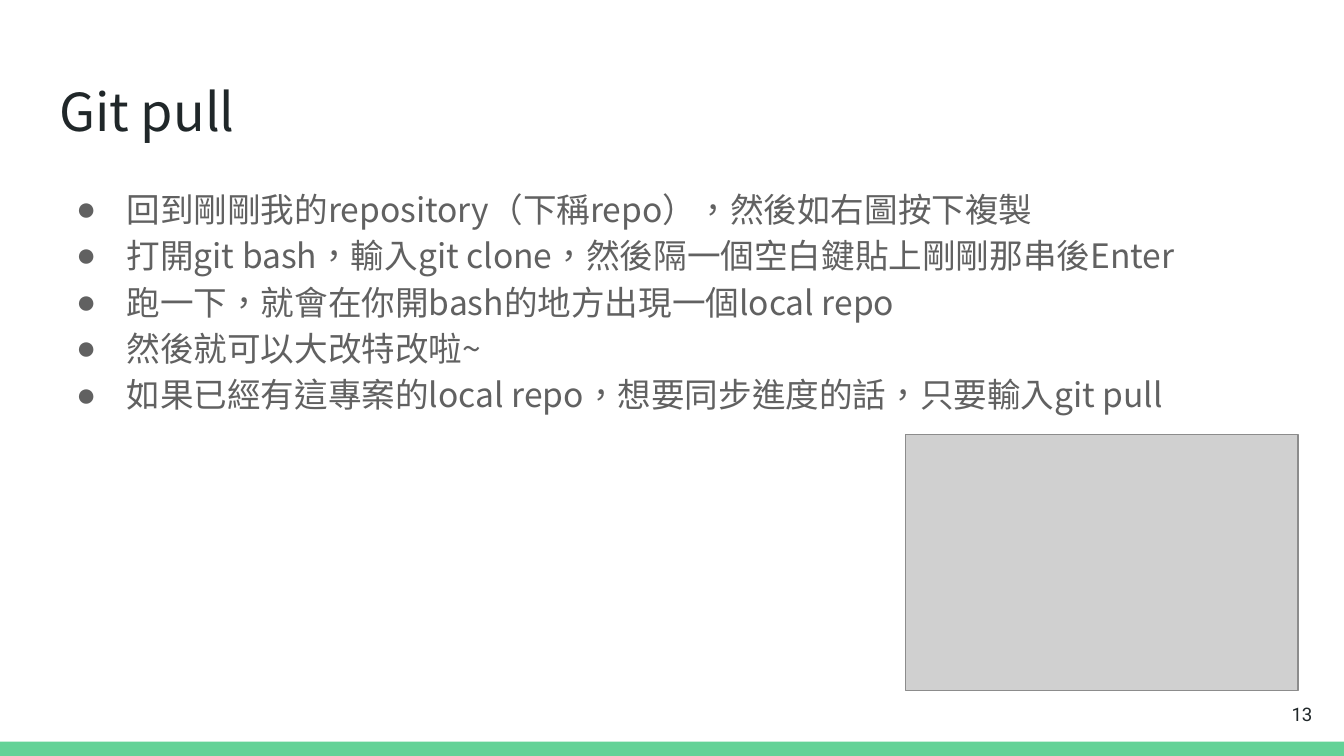
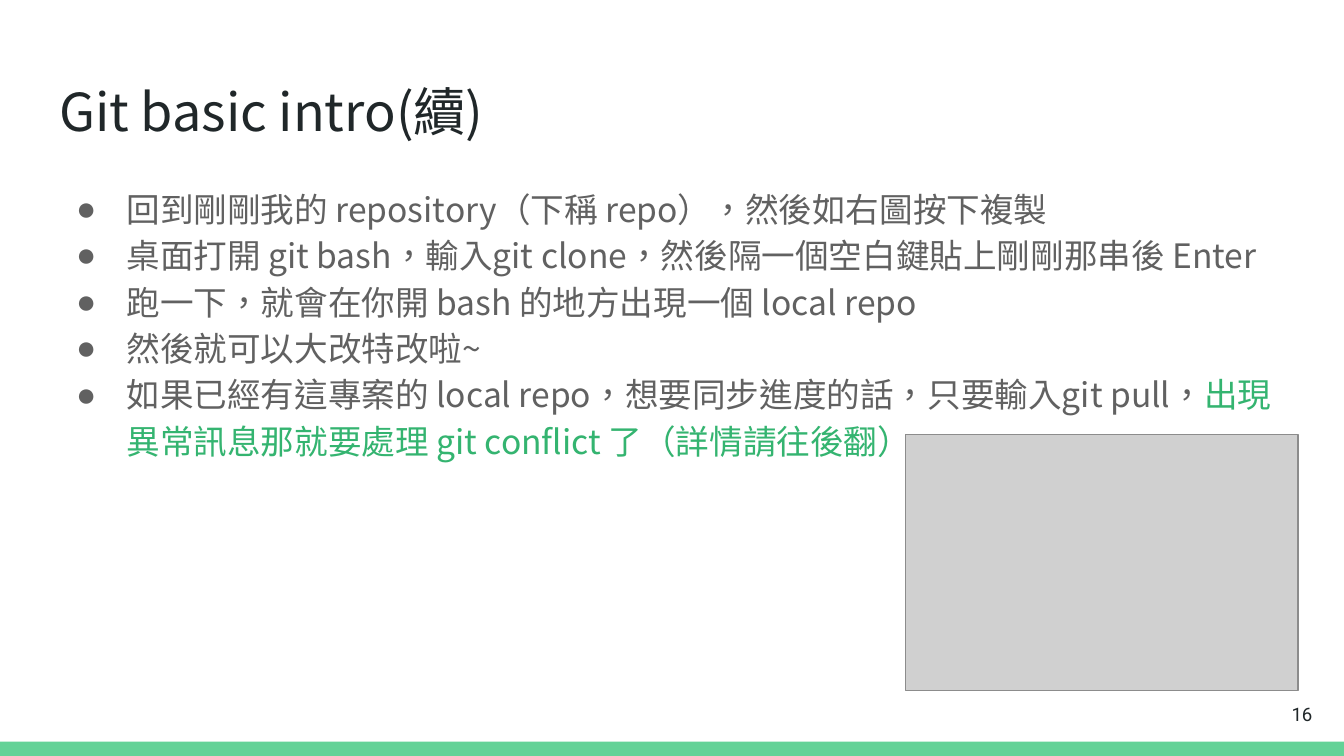
Before and after one commit to huskyhello/NTPU_codebook, a slide deck: slide 16 of codebook_tutorial.pptx (slide 13 before the commit). Drawn at 1344x756 pixels with LibreOffice and Linux fonts; fonts in the diff are those of the drawing; grey boxes stand for pictures. Boxes give left, top, right and bottom in pixels: in the first picture for what was removed or moved away, otherwise in the second. Text is boxed around its words. In the diff, an @@ line names an element or a change of style, - is before the commit and + after.

```diff
--- a/codebook_tutorial.pptx
+++ b/codebook_tutorial.pptx
@@ title at (59,87,484,141): text changed @@
-Git pull
+Git basic intro(續)
@@ text at (126,193,1257,323): text changed @@
-● 回到剛剛我的repository（下稱repo），然後如右圖按下複製
-● 打開git bash，輸入git clone，然後隔一個空白鍵貼上剛剛那串後Enter
-● 跑一下，就會在你開bash的地方出現一個local repo
+● 回到剛剛我的 repository（下稱 repo），然後如右圖按下複製
+● 桌面打開 git bash，輸入git clone，然後隔一個空白鍵貼上剛剛那串後 Enter
+● 跑一下，就會在你開 bash 的地方出現一個 local repo
@@ text at (126,378,1271,463): text changed @@
-● 如果已經有這專案的local repo，想要同步進度的話，只要輸入git pull
+● 如果已經有這專案的 local repo，想要同步進度的話，只要輸入git pull，出現異常訊息那就要處理 git conflict 了（詳情請往後翻）
@@ page number at (1292,707,1313,721): text changed @@
-13
+16
```
Also in this commit, not shown: 10 other slides changed, 3 slides added, 7 other files.
